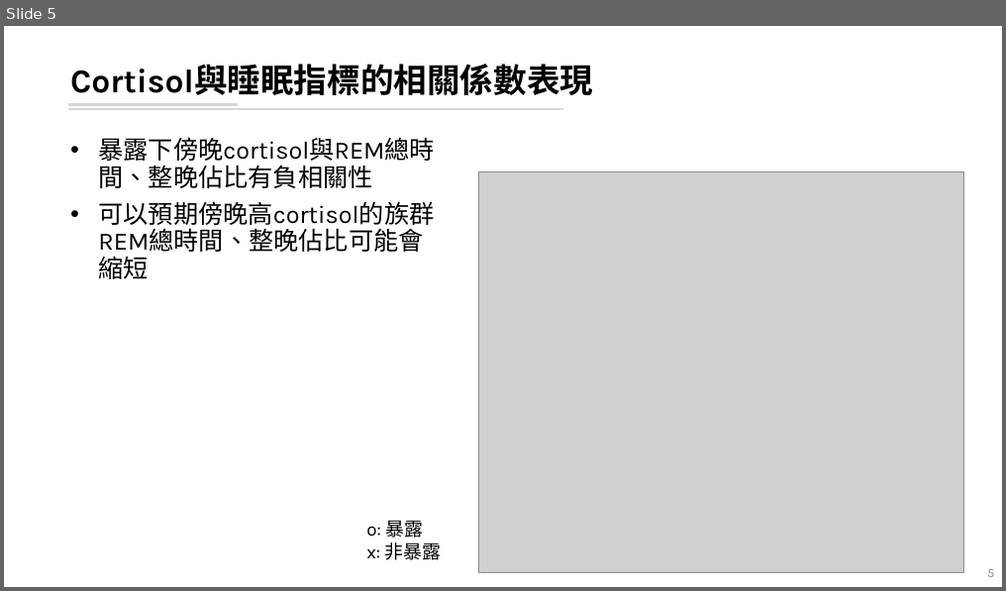
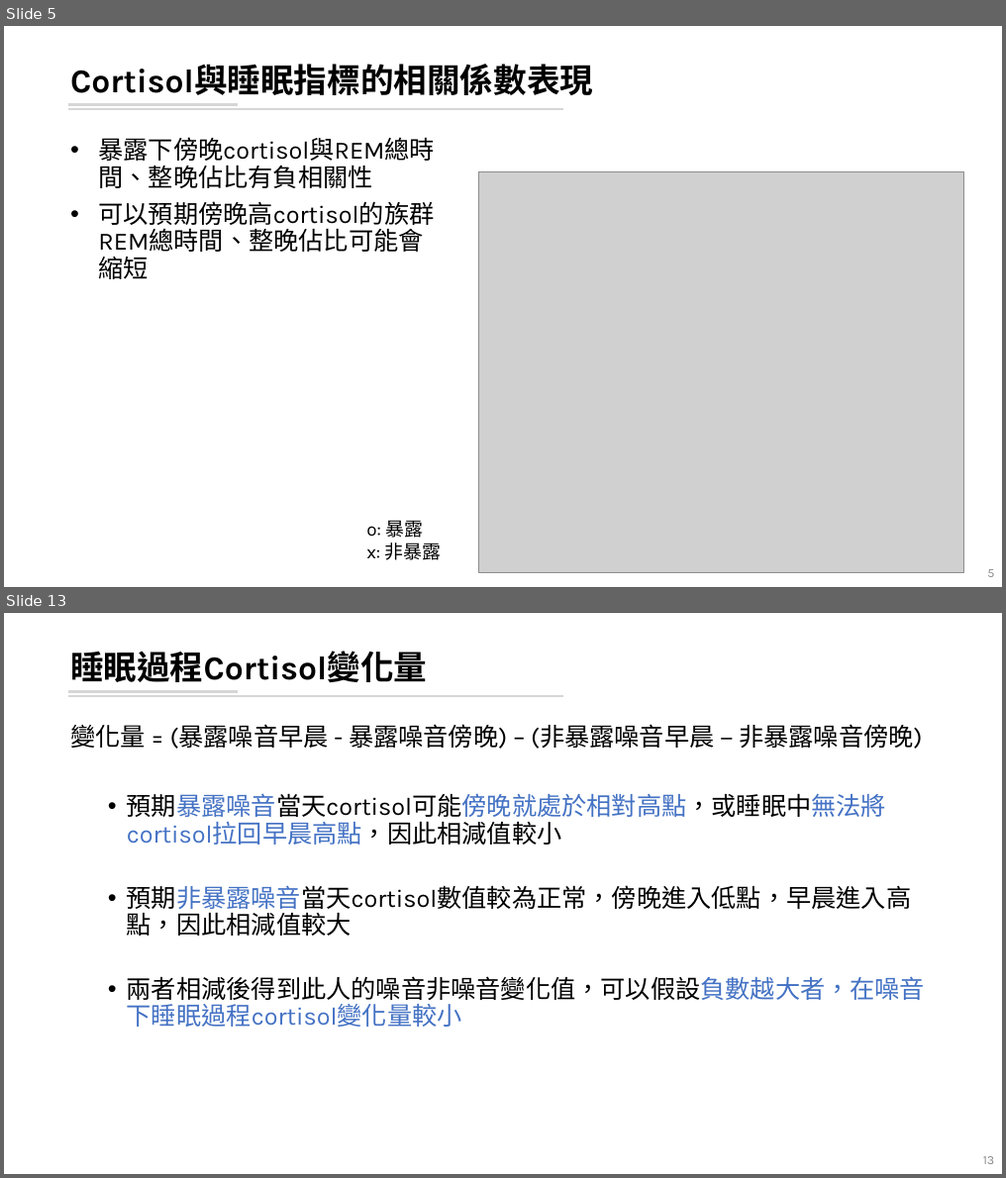
Before and after one commit to leooel97895750/REM_DataMining, a slide deck: 20210807_REM分析.pptx. Shown one above the other, each under a label of ours: slide 5 before the commit, slides 5 and 13 after it; the slides between them are not shown. The pictures are 1006x591 and 1006x1178 pixels, drawn with LibreOffice and Linux fonts; fonts in the diff are those of the drawing; grey boxes stand for pictures. Boxes give left, top, right and bottom in pixels: in the first picture for what was removed or moved away, otherwise in the second. Text is boxed around its words. In the diff, an @@ line names an element or a change of style, - is before the commit and + after.

```diff
--- a/20210807_REM分析.pptx
+++ b/20210807_REM分析.pptx
@@ slide 13 added at (4,613,1002,1174), background #FFFFFF; not listed: 2 template elements that a slide beside it also shows @@
@@ title added at (70,651,427,682), 32 pt, text #000000, bold @@
+睡眠過程Cortisol變化量
@@ text added at (70,724,925,1027), 24 pt, text #000000 @@
+變化量 = (暴露噪音早晨 - 暴露噪音傍晚) – (非暴露噪音早晨 – 非暴露噪音傍晚)
+  • 預期暴露噪音當天cortisol可能傍晚就處於相對高點，或睡眠中無法將cortisol拉回早晨高點，因此相減值較小
+  • 預期非暴露噪音當天cortisol數值較為正常，傍晚進入低點，早晨進入高點，因此相減值較大
+  • 兩者相減後得到此人的噪音非噪音變化值，可以假設負數越大者，在噪音下睡眠過程cortisol變化量較小
@@ page number added at (983,1157,995,1164), 12 pt, text #8C8C8C @@
+13
```
Also in this commit, not shown: 5 slides changed, 9 other slides added.
